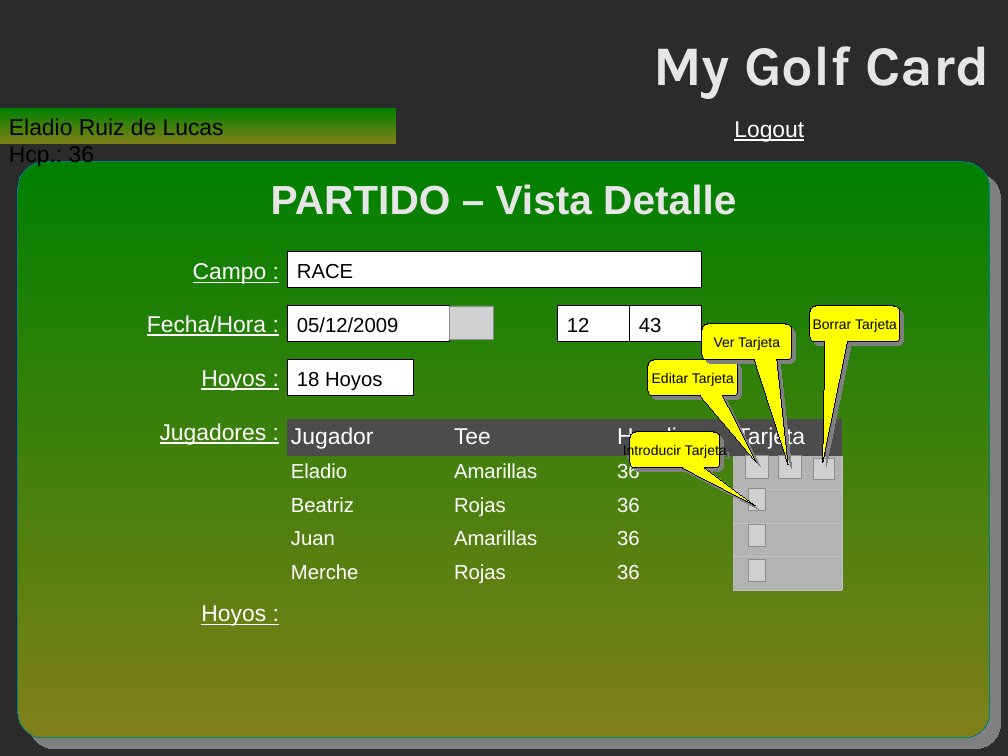
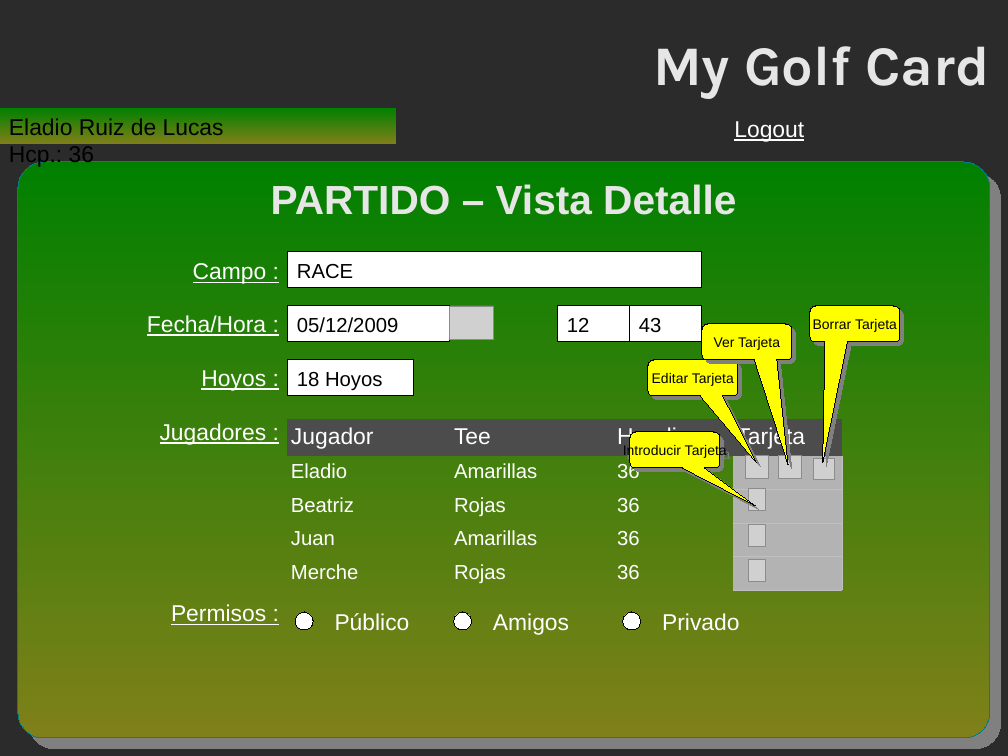
Before and after one commit to eladioruiz/golf, a slide deck: slide 6 of doc/technical_documentation/golf_01.odp. Drawn at 1008x756 pixels with LibreOffice and Linux fonts; fonts in the diff are those of the drawing; grey boxes stand for pictures; background and template pictures are left out; a plain dark background stands for a picture behind light text. Boxes give left, top, right and bottom in pixels: in the first picture for what was removed or moved away, otherwise in the second. Text is boxed around its words. In the diff, an @@ line names an element or a change of style, - is before the commit and + after.

```diff
--- a/doc/technical_documentation/golf_01.odp
+++ b/doc/technical_documentation/golf_01.odp
@@ text at [171,604,266,625]: text changed @@
-Hoyos :
+Permisos :
@@ ellipse added at [295,612,314,630], fill #FFFFFF, outline #000000 0 pt @@
@@ text added at [335,613,410,631], 18 pt, text #FFFFFF @@
+Público
@@ ellipse added at [454,612,472,630], fill #FFFFFF, outline #000000 0 pt @@
@@ text added at [493,613,569,635], 18 pt, text #FFFFFF @@
+Amigos
@@ ellipse added at [623,612,641,630], fill #FFFFFF, outline #000000 0 pt @@
@@ text added at [662,613,739,631], 18 pt, text #FFFFFF @@
+Privado
```
Also in this commit, not shown: 21 other files.
